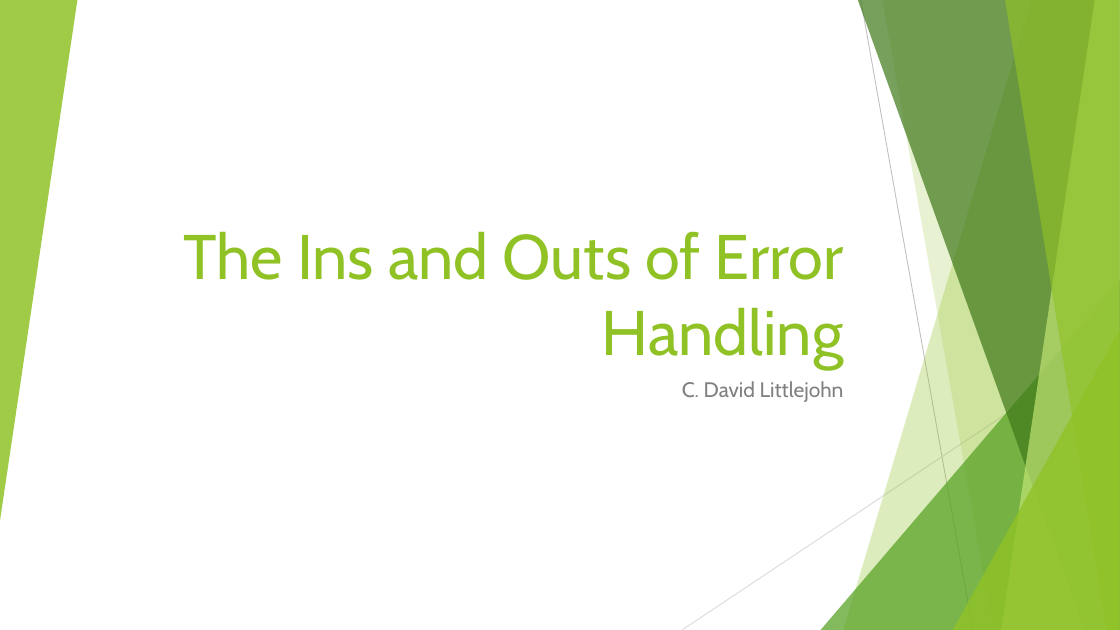
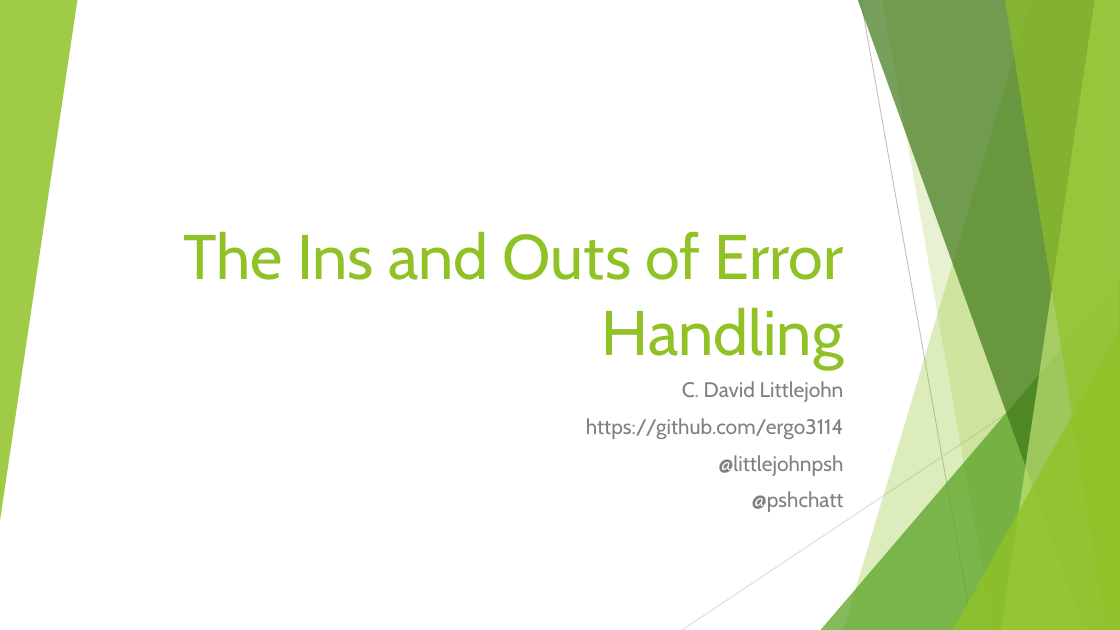
Before and after one commit to ergo3114/Error-Handling, a slide deck: slide 1 of ErrorHandling.pptx. Drawn at 1120x630 pixels with LibreOffice and Linux fonts; fonts in the diff are those of the drawing. Boxes give left, top, right and bottom in pixels: in the first picture for what was removed or moved away, otherwise in the second. Text is boxed around its words. In the diff, an @@ line names an element or a change of style, - is before the commit and + after.

```diff
--- a/ErrorHandling.pptx
+++ b/ErrorHandling.pptx
@@ subtitle at (x1=586, y1=418, x2=844, y2=512): paragraphs added @@
+https://github.com/ergo3114
+@littlejohnpsh
+@pshchatt
```
Also in this commit, not shown: 1 other slide changed, 1 slide added, 1 slide removed, 1 other file.
